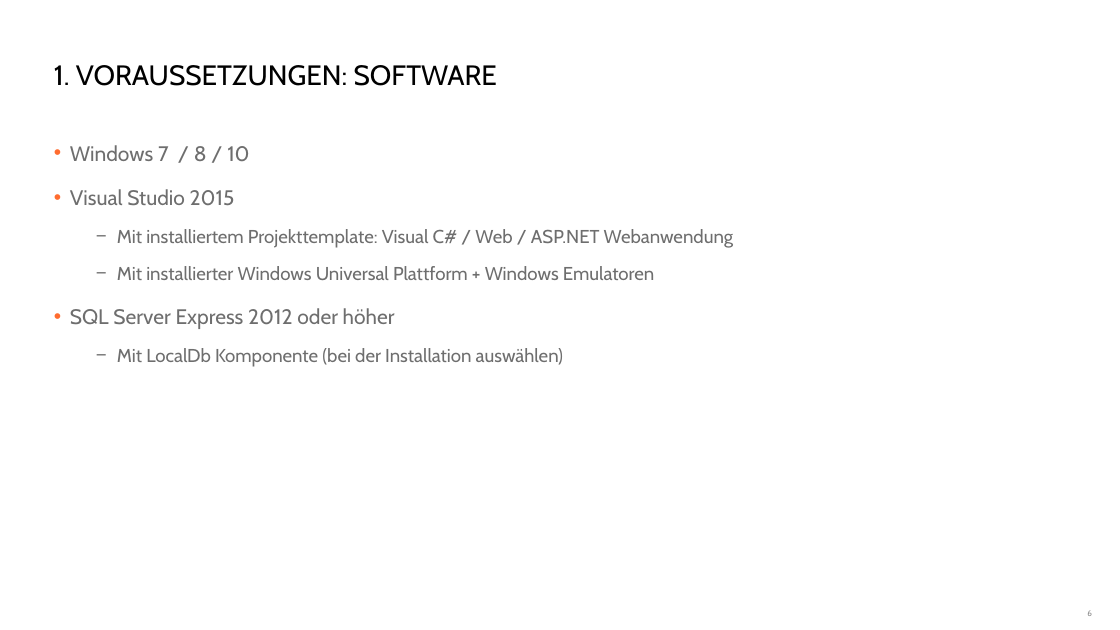
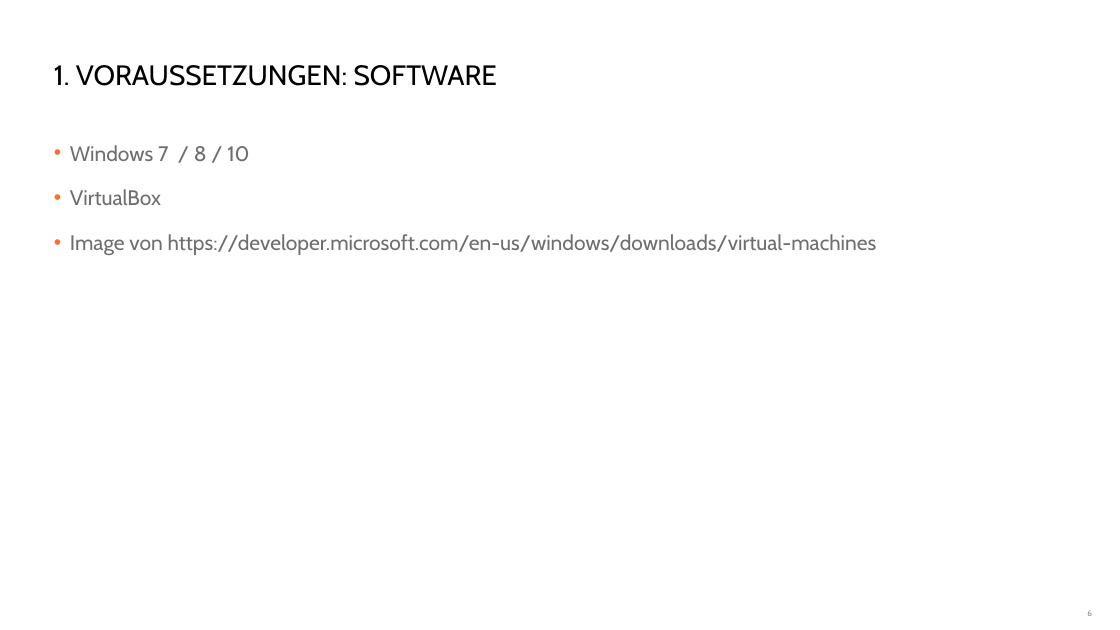
Before and after one commit to danielbeckmann/DotNETJumpStart, a slide deck: slide 6 of 02. Projektsetup/Vorbereitung und Projektsetup.pptx. Drawn at 1120x630 pixels with LibreOffice and Linux fonts; fonts in the diff are those of the drawing; background and template pictures are left out. Boxes give left, top, right and bottom in pixels: in the first picture for what was removed or moved away, otherwise in the second. Text is boxed around its words. In the diff, an @@ line names an element or a change of style, - is before the commit and + after.

```diff
--- a/02. Projektsetup/Vorbereitung und Projektsetup.pptx
+++ b/02. Projektsetup/Vorbereitung und Projektsetup.pptx
@@ text at (70, 189, 877, 255): text changed; size 16 to 18 pt @@
-• Visual Studio 2015
-  − Mit installiertem Projekttemplate: Visual C# / Web / ASP.NET Webanwendung
-  − Mit installierter Windows Universal Plattform + Windows Emulatoren
-• SQL Server Express 2012 oder höher
-  − Mit LocalDb Komponente (bei der Installation auswählen)
+• VirtualBox
+• Image von https://developer.microsoft.com/en-us/windows/downloads/virtual-machines
```
Also in this commit, not shown: 1 other slide changed, 2 other files.
